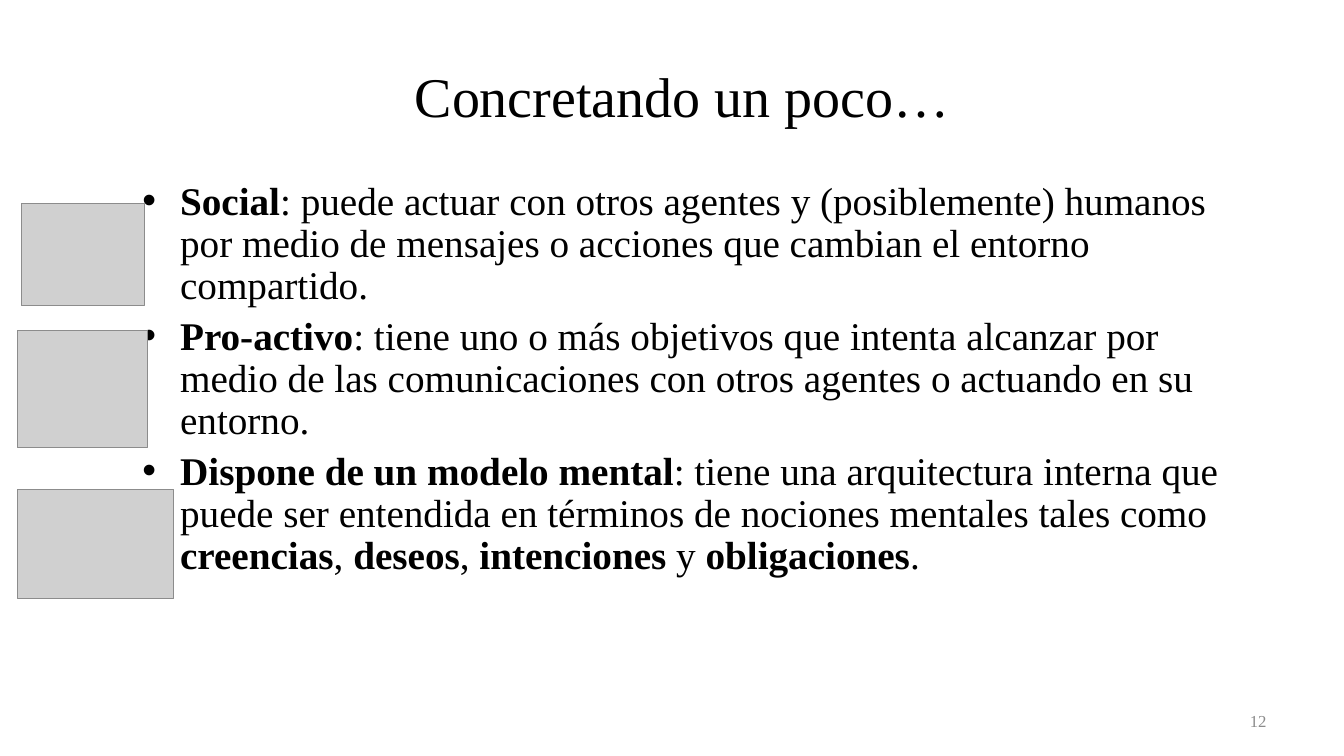
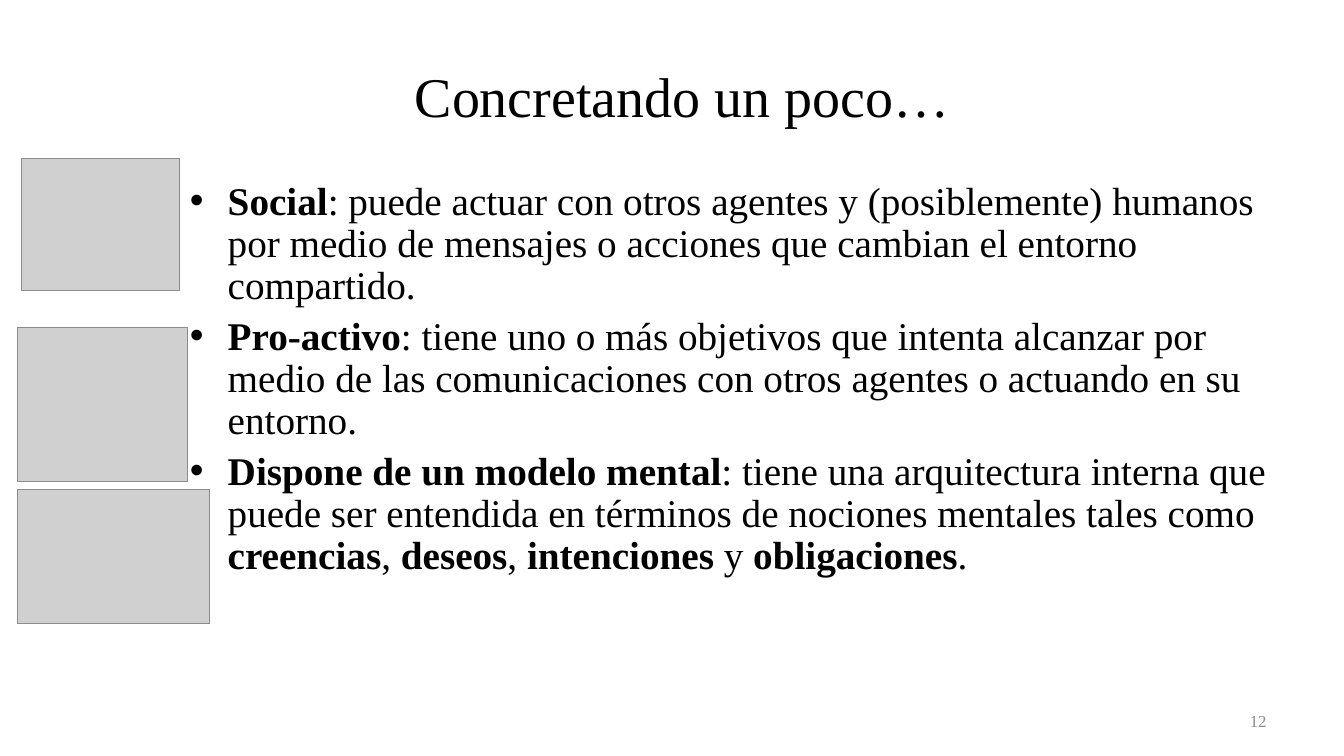
Before and after one commit to fsancho/Modelado-Analisis-Complejidad, a slide deck: slide 12 of Bloque II. SMA/II.1. Sistemas Multiagente.pptx. Drawn at 1344x756 pixels with LibreOffice and Linux fonts; fonts in the diff are those of the drawing; grey boxes stand for pictures. Boxes give left, top, right and bottom in pixels: in the first picture for what was removed or moved away, otherwise in the second. Text is boxed around its words. In the diff, an @@ line names an element or a change of style, - is before the commit and + after.

```diff
--- a/Bloque II. SMA/II.1. Sistemas Multiagente.pptx
+++ b/Bloque II. SMA/II.1. Sistemas Multiagente.pptx
@@ picture: place and size @@
-picture at [21,204,144,307]
+picture at [21,158,179,290]
@@ text "Social: puede actuar con otros ...": place and size @@
-text "Social: puede actuar con otros ..." at [180,187,1218,577]
+text "Social: puede actuar con otros ..." at [228,187,1265,577]
@@ picture: place and size @@
-picture at [17,331,147,448]
+picture at [17,328,188,481]
@@ picture: place and size @@
-picture at [17,489,174,599]
+picture at [17,489,210,624]
```
Also in this commit, not shown: 8 other slides changed.
